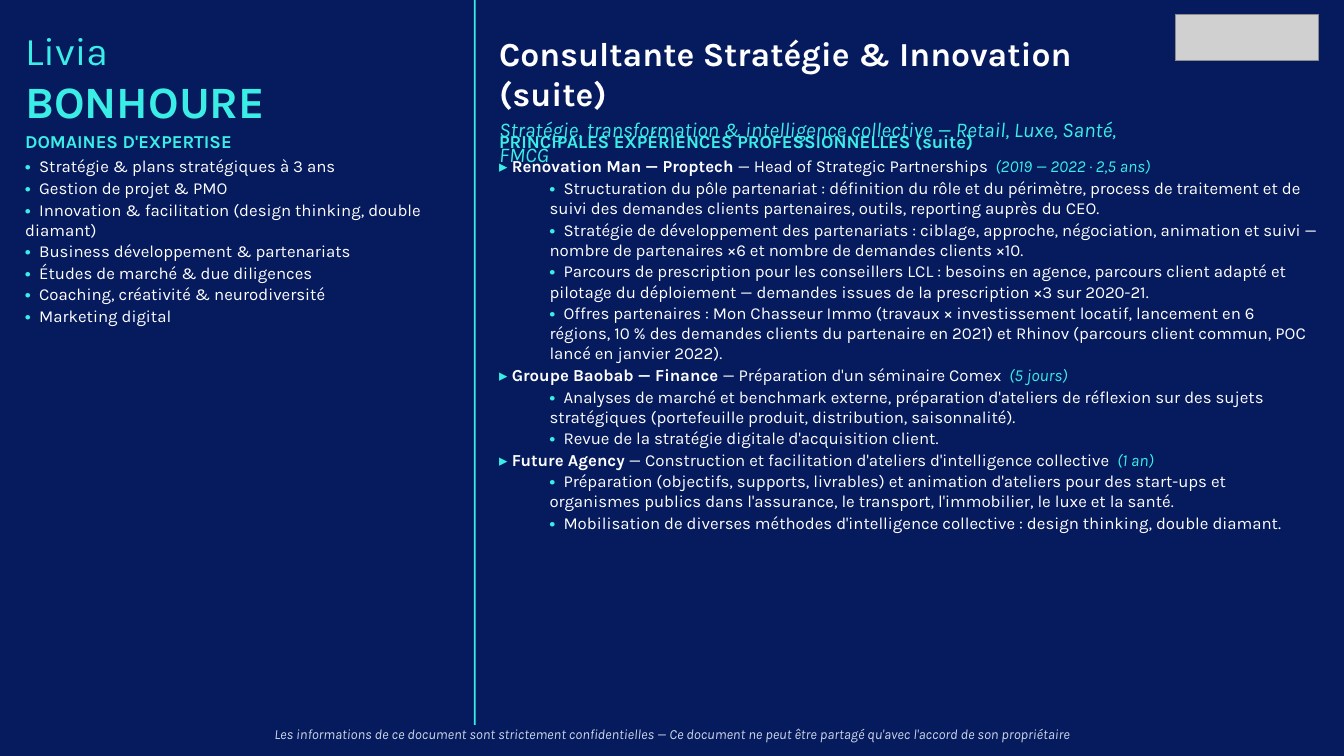
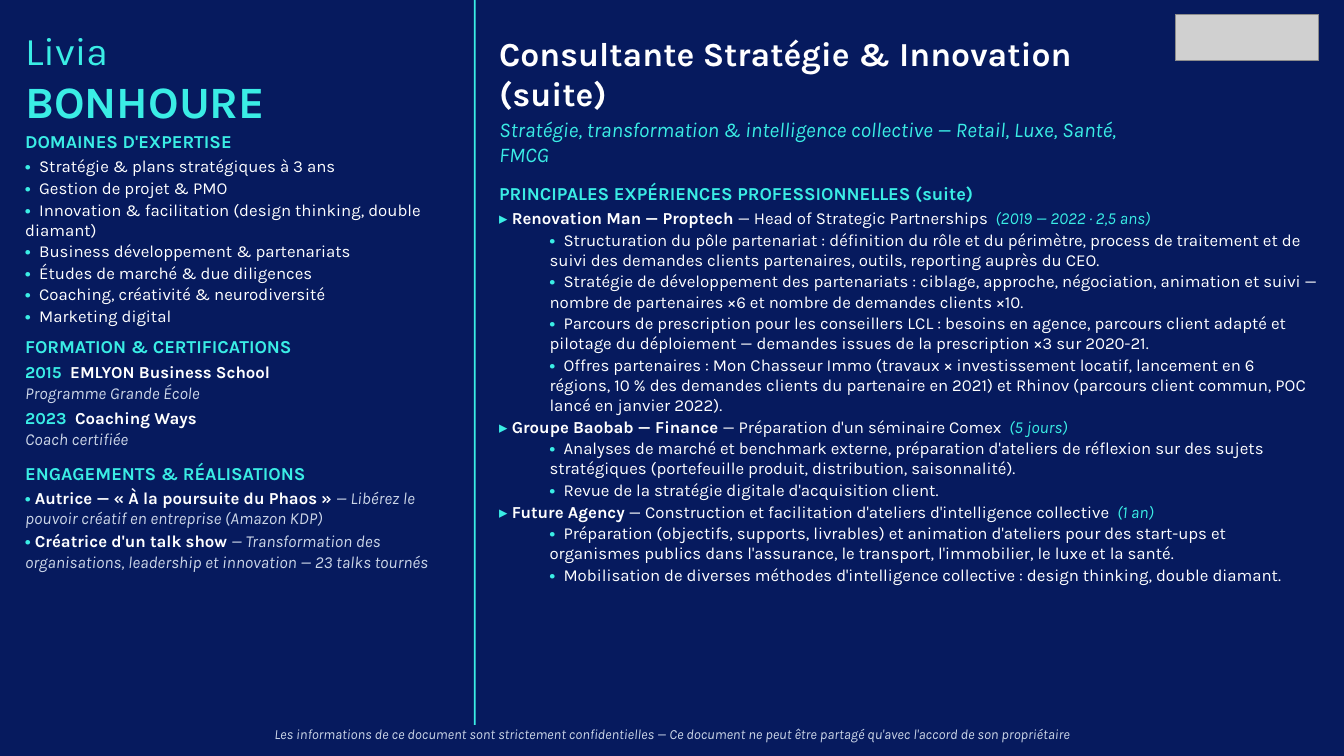
Before and after one commit to insidebankingfrance-rgb/G-n-rateur-de-CV, a slide deck: slide 4 of outputs/L.B._strategie_innovation.pptx. Drawn at 1344x756 pixels with LibreOffice and Linux fonts; fonts in the diff are those of the drawing; grey boxes stand for pictures. Boxes give left, top, right and bottom in pixels: in the first picture for what was removed or moved away, otherwise in the second. Text is boxed around its words. In the diff, an @@ line names an element or a change of style, - is before the commit and + after.

```diff
--- a/outputs/L.B._strategie_innovation.pptx
+++ b/outputs/L.B._strategie_innovation.pptx
@@ text "PRINCIPALES EXPÉRIENCES PROFESSIONNELLES (suite)": place and size @@
-text "PRINCIPALES EXPÉRIENCES PROFESSIONNELLES (suite)" at bbox=[499, 131, 1305, 533]
+text "PRINCIPALES EXPÉRIENCES PROFESSIONNELLES (suite)" at bbox=[499, 183, 1305, 585]
@@ text at bbox=[25, 341, 429, 572]: paragraphs added @@
+FORMATION & CERTIFICATIONS
+2015 EMLYON Business School
+Programme Grande École
+2023 Coaching Ways
+Coach certifiée
+ENGAGEMENTS & RÉALISATIONS
+• Autrice — « À la poursuite du Phaos » — Libérez le pouvoir créatif en entreprise (Amazon KDP)
+• Créatrice d'un talk show — Transformation des organisations, leadership et innovation — 23 talks tournés
```
Also in this commit, not shown: 3 other slides changed, 6 other files.
